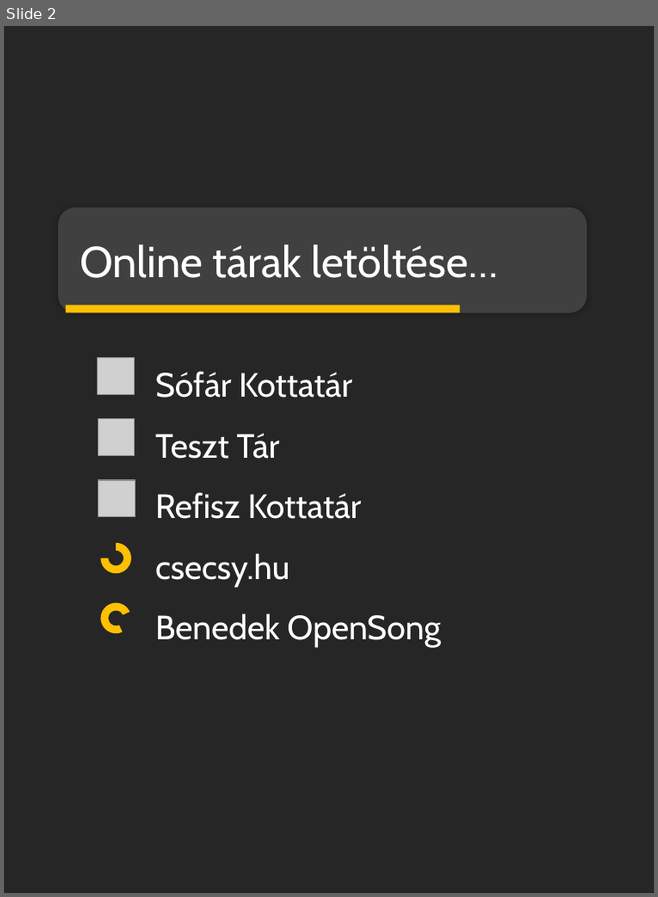
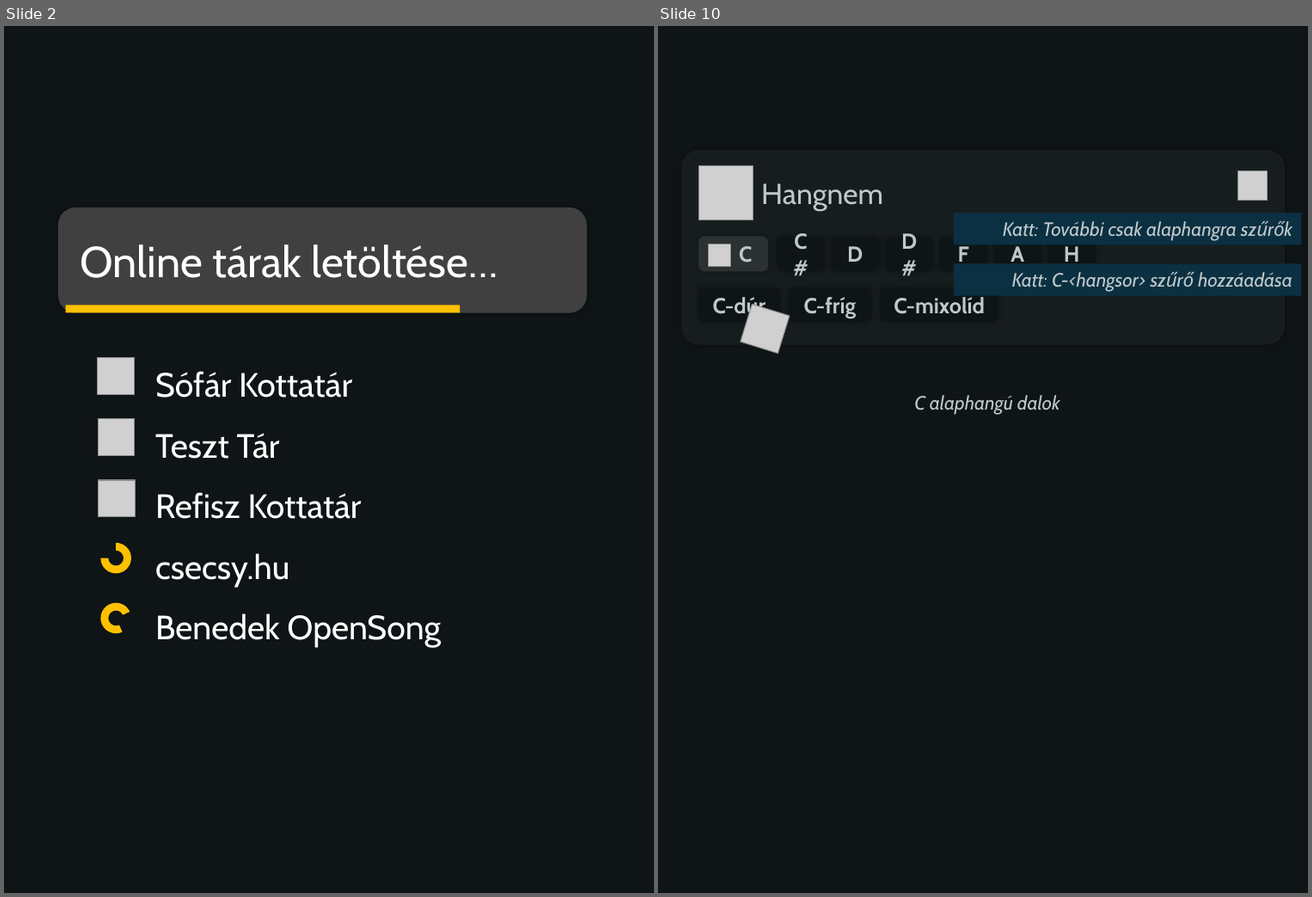
Before and after one commit to reformatus/lyric, a slide deck: Tervek/ui-terv.pptx. Shown side by side, each under a label of ours: slide 2 before the commit, slides 2 and 10 after it; the slides between them are not shown. The pictures are 658x897 and 1312x897 pixels, drawn with LibreOffice and Linux fonts; fonts in the diff are those of the drawing; grey boxes stand for pictures; background and template pictures are left out. Boxes give left, top, right and bottom in pixels: in the first picture for what was removed or moved away, otherwise in the second. Text is boxed around its words. In the diff, an @@ line names an element or a change of style, - is before the commit and + after.

```diff
--- a/Tervek/ui-terv.pptx
+++ b/Tervek/ui-terv.pptx
@@ slide 10 added at <box>658,26,1308,893</box>, background #0F1416 @@
@@ rounded rectangle added at <box>681,150,1285,345</box>, fill #171D1E @@
@@ picture added at <box>698,165,753,220</box> @@
@@ picture added at <box>1238,170,1268,201</box> @@
@@ text added at <box>761,183,883,211</box>, 24 pt, text #BFC8CB @@
+Hangnem
@@ rectangle added at <box>954,213,1301,244</box>, fill #0B3041, 16 pt, text #BFC8CB, italic @@
+Katt: További csak alaphangra szűrők
@@ rounded rectangle added at <box>698,237,768,272</box>, fill #2C3132, 18 pt, text #BFC8CB, bold @@
+C
@@ picture added at <box>708,244,730,266</box> @@
@@ rounded rectangle added at <box>777,236,825,271</box>, fill #0F1416, 18 pt, text #BFC8CB, bold @@
+C#
@@ rounded rectangle added at <box>832,236,879,271</box>, fill #0F1416, 18 pt, text #BFC8CB, bold @@
+D
@@ rounded rectangle added at <box>885,236,933,271</box>, fill #0F1416, 18 pt, text #BFC8CB, bold @@
+D#
@@ rounded rectangle added at <box>940,236,987,271</box>, fill #0F1416, 18 pt, text #BFC8CB, bold @@
+F
@@ rounded rectangle added at <box>993,236,1042,271</box>, fill #0F1416, 18 pt, text #BFC8CB, bold @@
+A
@@ rounded rectangle added at <box>1048,236,1096,271</box>, fill #0F1416, 18 pt, text #BFC8CB, bold @@
+H
@@ rectangle added at <box>954,263,1301,295</box>, fill #0B3041, 16 pt, text #BFC8CB, italic @@
+Katt: C-<hangsor> szűrő hozzáadása
@@ rounded rectangle added at <box>698,287,780,323</box>, fill #0F1416, 18 pt, text #BFC8CB, bold @@
+C-dúr
@@ picture added at <box>741,305,790,354</box> @@
@@ rounded rectangle added at <box>789,287,871,323</box>, fill #0F1416, 18 pt, text #BFC8CB, bold @@
+C-fríg
@@ rounded rectangle added at <box>880,287,999,323</box>, fill #0F1416, 18 pt, text #BFC8CB, bold @@
+C-mixolíd
@@ text added at <box>914,395,1060,415</box>, 16 pt, text #BFC8CB, italic @@
+C alaphangú dalok
@@ slide 2 changed as well @@
@@ background #262626 to #0F1416 @@
```
Also in this commit, not shown: 1 other slide changed, 10 other slides added.
